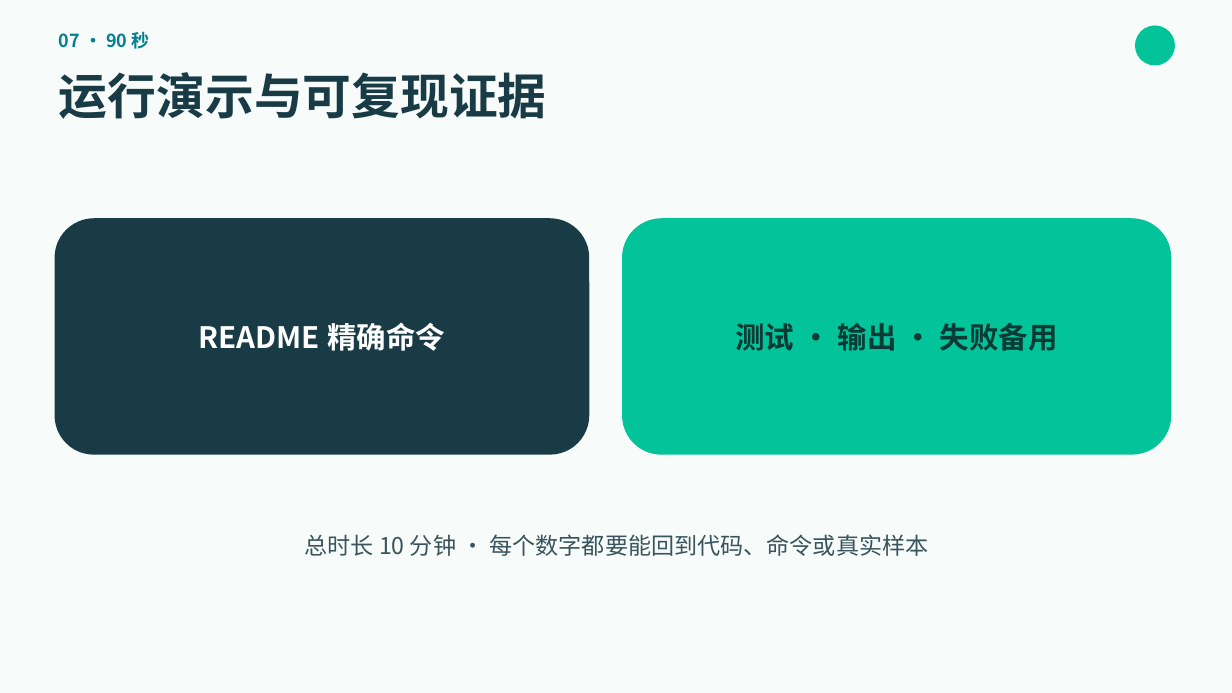
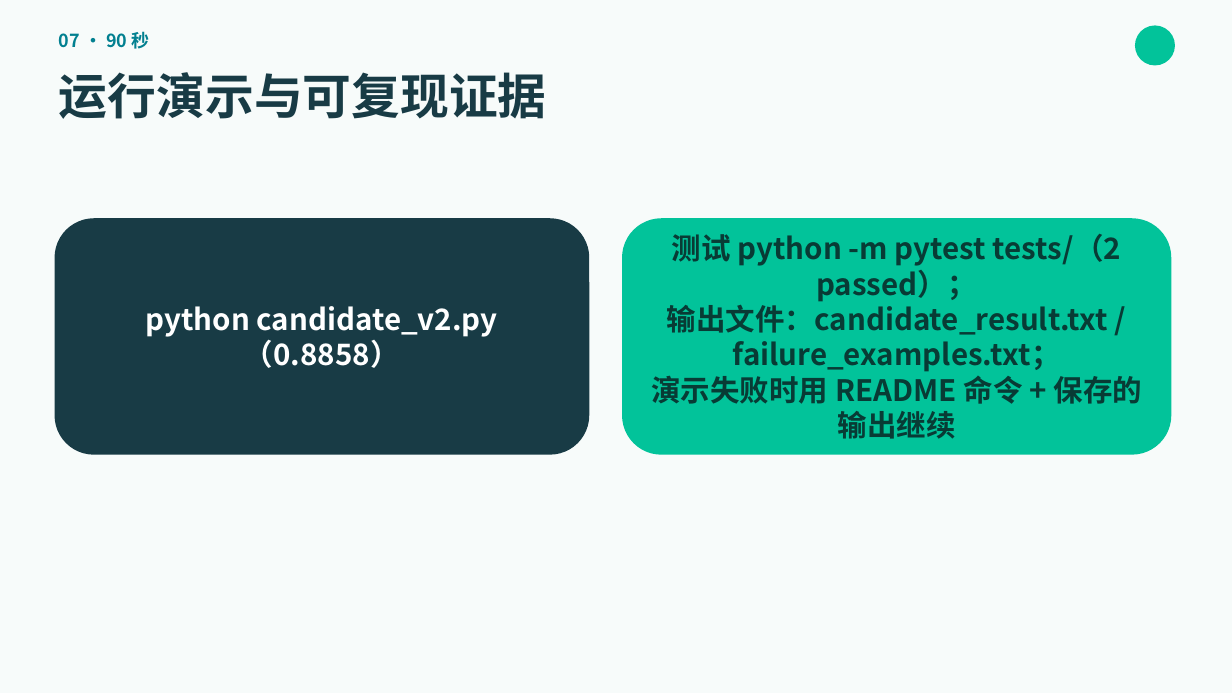
Before and after one commit to CGXZL/ai-camp-2026-final--, a slide deck: slide 7 of presentation.pptx. Drawn at 1232x693 pixels with LibreOffice and Linux fonts; fonts in the diff are those of the drawing. Boxes give left, top, right and bottom in pixels: in the first picture for what was removed or moved away, otherwise in the second. Text is boxed around its words. In the diff, an @@ line names an element or a change of style, - is before the commit and + after.

Commit message:
Add final presentation

```diff
--- a/presentation.pptx
+++ b/presentation.pptx
@@ text in rounded rectangle at [651,234,1143,439]: text changed @@
-测试 · 输出 · 失败备用
+测试 python -m pytest tests/（2 passed）；
+输出文件：candidate_result.txt / failure_examples.txt；
+演示失败时用 README 命令 + 保存的输出继续
@@ text in rounded rectangle at [146,306,498,368]: text changed @@
-README 精确命令
+python candidate_v2.py（0.8858）
@@ text removed at [305,534,929,556] @@
-总时长 10 分钟 · 每个数字都要能回到代码、命令或真实样本
```
Also in this commit, not shown: 5 other slides changed, 2 slides added, 2 slides removed.
